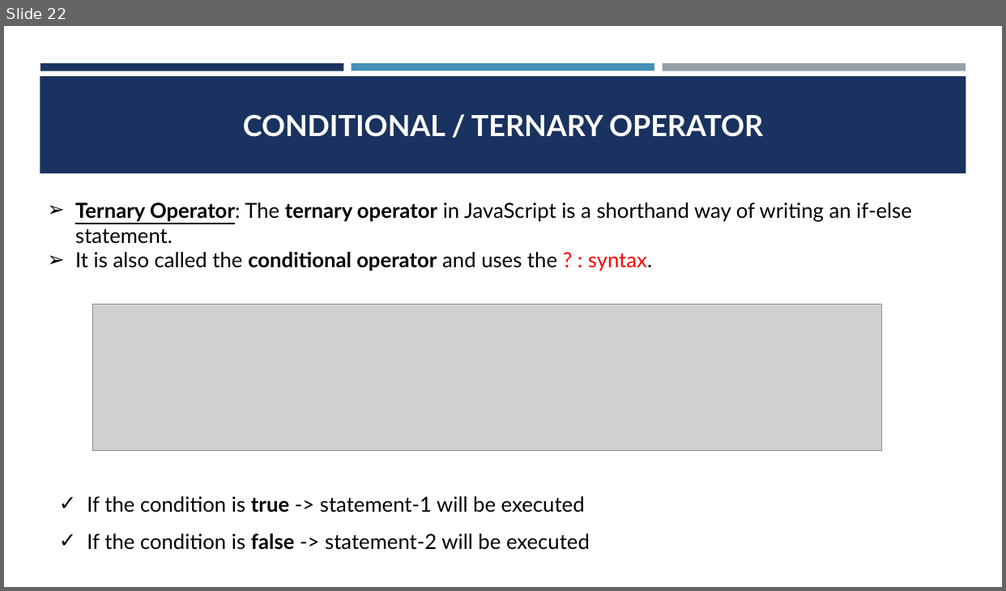
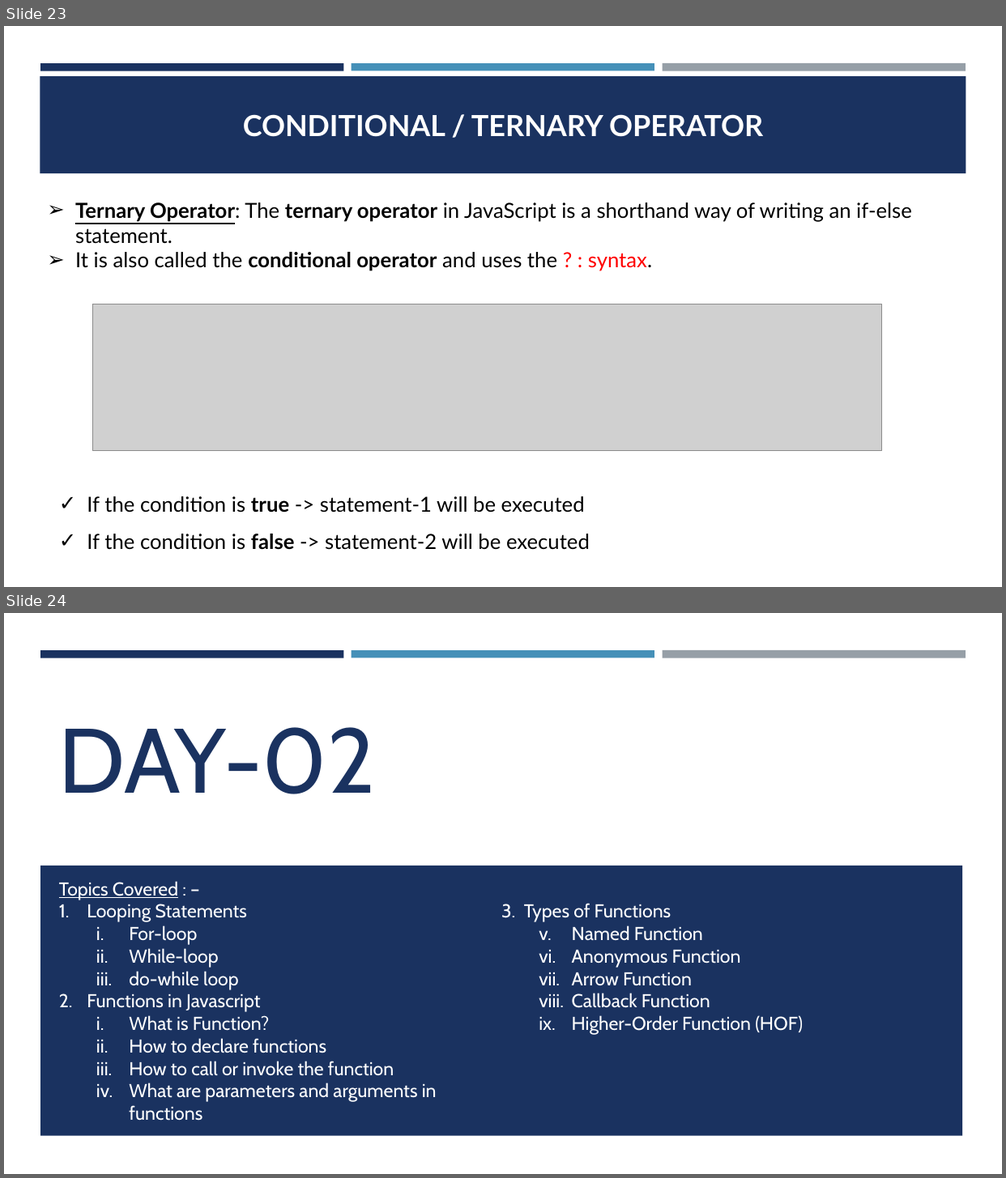
Before and after one commit to CodeCrafterRohit/PEC-Training, a slide deck: JAVASCRIPT/JAVASCRIPT PPT.pptx. Shown one above the other, each under a label of ours: slide 22 before the commit, slides 23 and 24 after it. The pictures are 1006x591 and 1006x1178 pixels, drawn with LibreOffice and Linux fonts; fonts in the diff are those of the drawing; grey boxes stand for pictures. Boxes give left, top, right and bottom in pixels: in the first picture for what was removed or moved away, otherwise in the second. Text is boxed around its words. In the diff, an @@ line names an element or a change of style, - is before the commit and + after.

Commit message:
JS Code and PPT Added

```diff
--- a/JAVASCRIPT/JAVASCRIPT PPT.pptx
+++ b/JAVASCRIPT/JAVASCRIPT PPT.pptx
@@ slide 24 added at box(4, 613, 1002, 1174), background #FFFFFF; not listed: 3 template elements that a slide beside it also shows @@
@@ title added at box(59, 727, 376, 794), 88 pt, text #1A3260 @@
+DAY-02
@@ rectangle added at box(40, 865, 963, 1135), fill #1A3260 @@
@@ text added at box(59, 881, 803, 1121), 18 pt, text #FFFFFF @@
+Topics Covered : –
+1. Looping Statements
+  i. For-loop
+  ii. While-loop
+  iii. do-while loop
+2. Functions in Javascript
+  i. What is Function?
+  ii. How to declare functions
+  iii. How to call or invoke the function
+  iv. What are parameters and arguments in functions
+3. Types of Functions
+  i. Named Function
+  ii. Anonymous Function
+  iii. Arrow Function
+  iv. Callback Function
+  v. Higher-Order Function (HOF)
@@ what was slide 22 is now slide 23 @@
```
Also in this commit, not shown: 1 slide changed, 16 other slides added, 14 other files.
